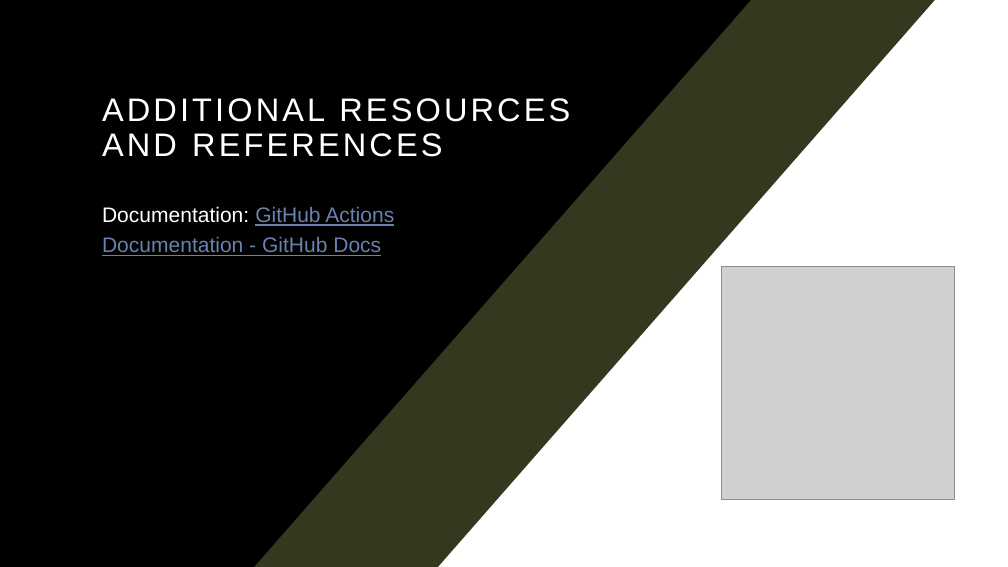
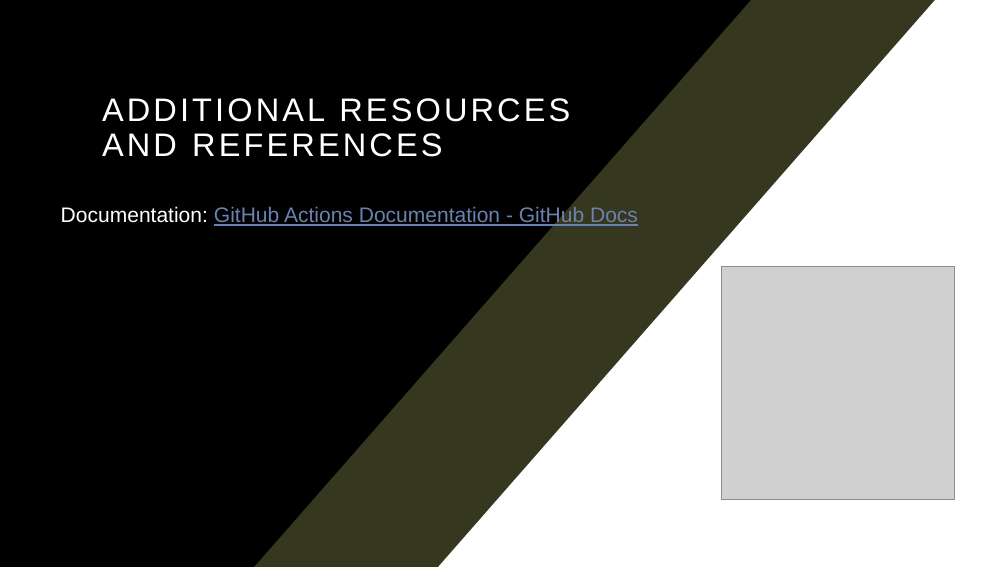
Before and after one commit to pulcher/github-actions-getting-started, a slide deck: slide 17 of getting-started-with-github-actions.pptx (slide 22 before the commit). Drawn at 1008x567 pixels with LibreOffice and Linux fonts; fonts in the diff are those of the drawing; grey boxes stand for pictures. Boxes give left, top, right and bottom in pixels: in the first picture for what was removed or moved away, otherwise in the second. Text is boxed around its words. In the diff, an @@ line names an element or a change of style, - is before the commit and + after.

```diff
--- a/getting-started-with-github-actions.pptx
+++ b/getting-started-with-github-actions.pptx
@@ text "Documentation: GitHub Actions Documentation - ..." rewrapped from box(102, 206, 394, 256) to box(61, 206, 638, 227) @@
```
Also in this commit, not shown: 4 other slides changed, 9 slides added, 14 slides removed.
